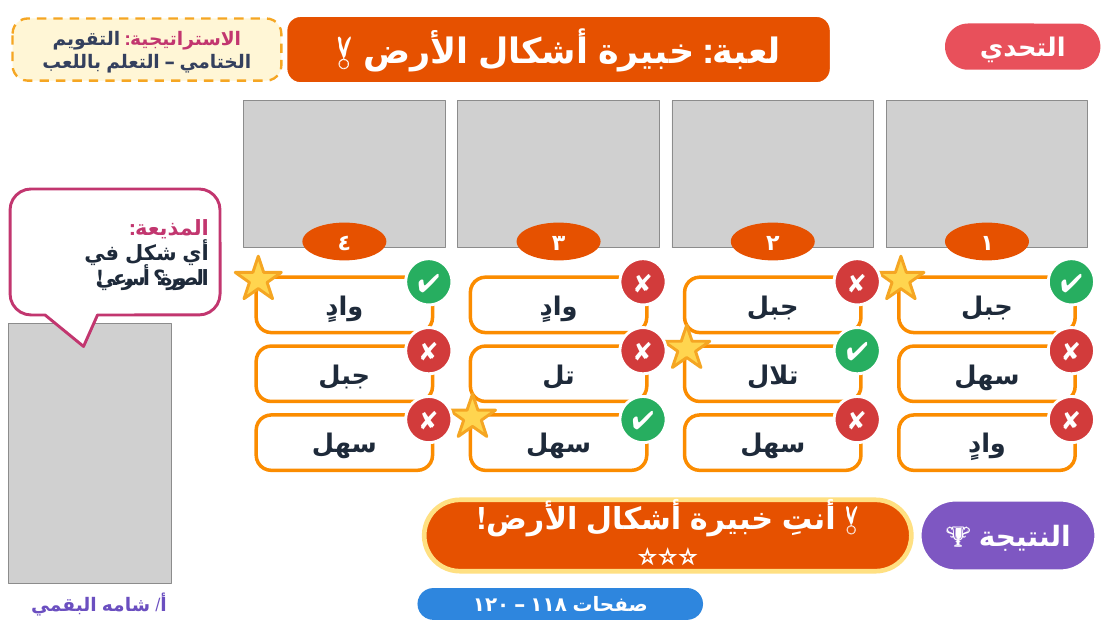
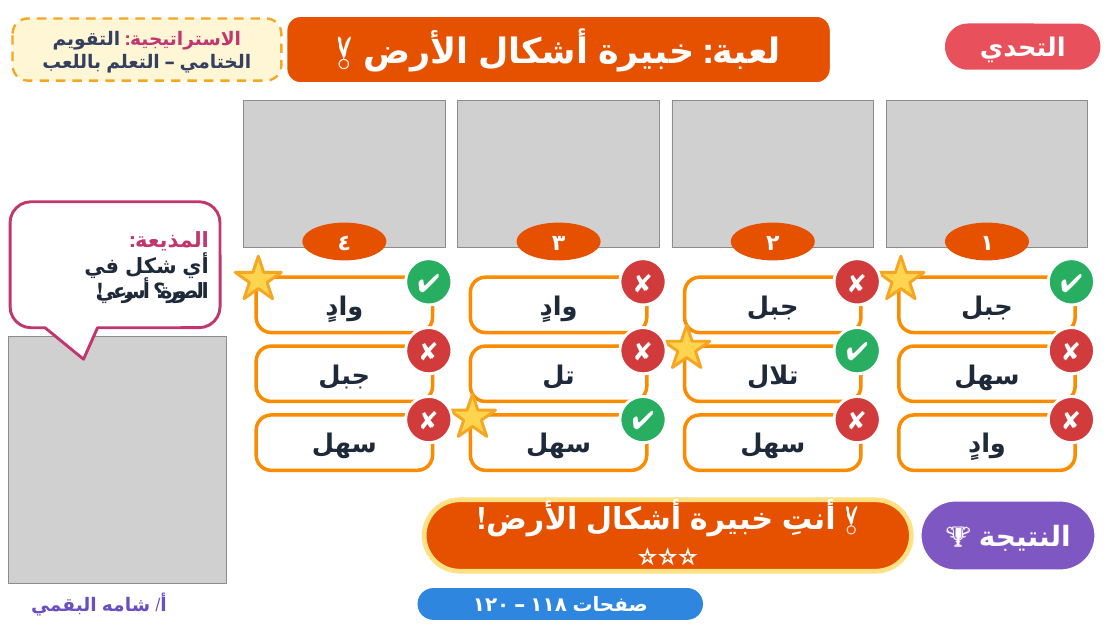
Before and after one commit to ShamahScience/Scienceshamah, a slide deck: slide 13 of الصف-الثاني/الفصل-الخامس-التضاريس-استوديو.pptx. Drawn at 1120x630 pixels with LibreOffice and Linux fonts; fonts in the diff are those of the drawing; grey boxes stand for pictures; background and template pictures are left out. Boxes give left, top, right and bottom in pixels: in the first picture for what was removed or moved away, otherwise in the second. Text is boxed around its words. In the diff, an @@ line names an element or a change of style, - is before the commit and + after.

```diff
--- a/الصف-الثاني/الفصل-الخامس-التضاريس-استوديو.pptx
+++ b/الصف-الثاني/الفصل-الخامس-التضاريس-استوديو.pptx
@@ rounded speech box "المذيعة:": place and size @@
-rounded speech box "المذيعة:" at (10, 189, 220, 315)
+rounded speech box "المذيعة:" at (10, 202, 220, 328)
@@ picture: place and size @@
-picture at (8, 323, 171, 584)
+picture at (8, 336, 227, 584)
```
Also in this commit, not shown: 13 other slides changed.
